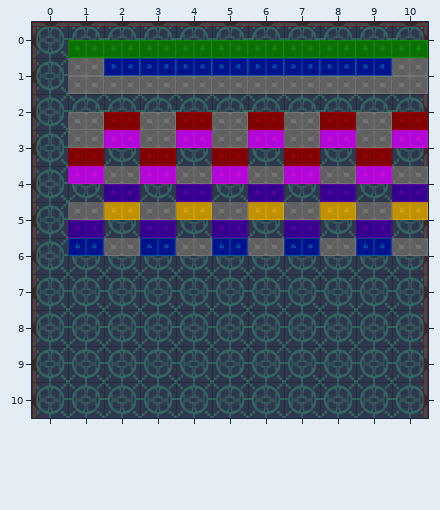
Tiled map (JSON), stored at assets/maps/level_2.json. Above, as it was before the edit.
Cells are 64x64 px. Shown: x 0..10, y 0..10.
After:
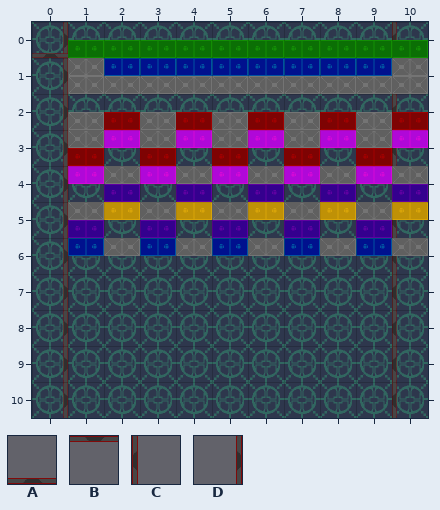
Key: from "images1": A 22, B 22 flipped up-down, C 23, D 23 flipped left-right.
_ is an empty cell.
The exact change:
Layer "walls_v":
y 0..10: x 0 C -> D
Layer "walls_v2":
y 0: x 10 D -> C
y 2..3: x 10 D -> C
y 5..10: x 10 D -> C
Layer "walls_h":
y 0: x 0..10 BBBBBBBBBBB -> AAAAAAAAAAA
